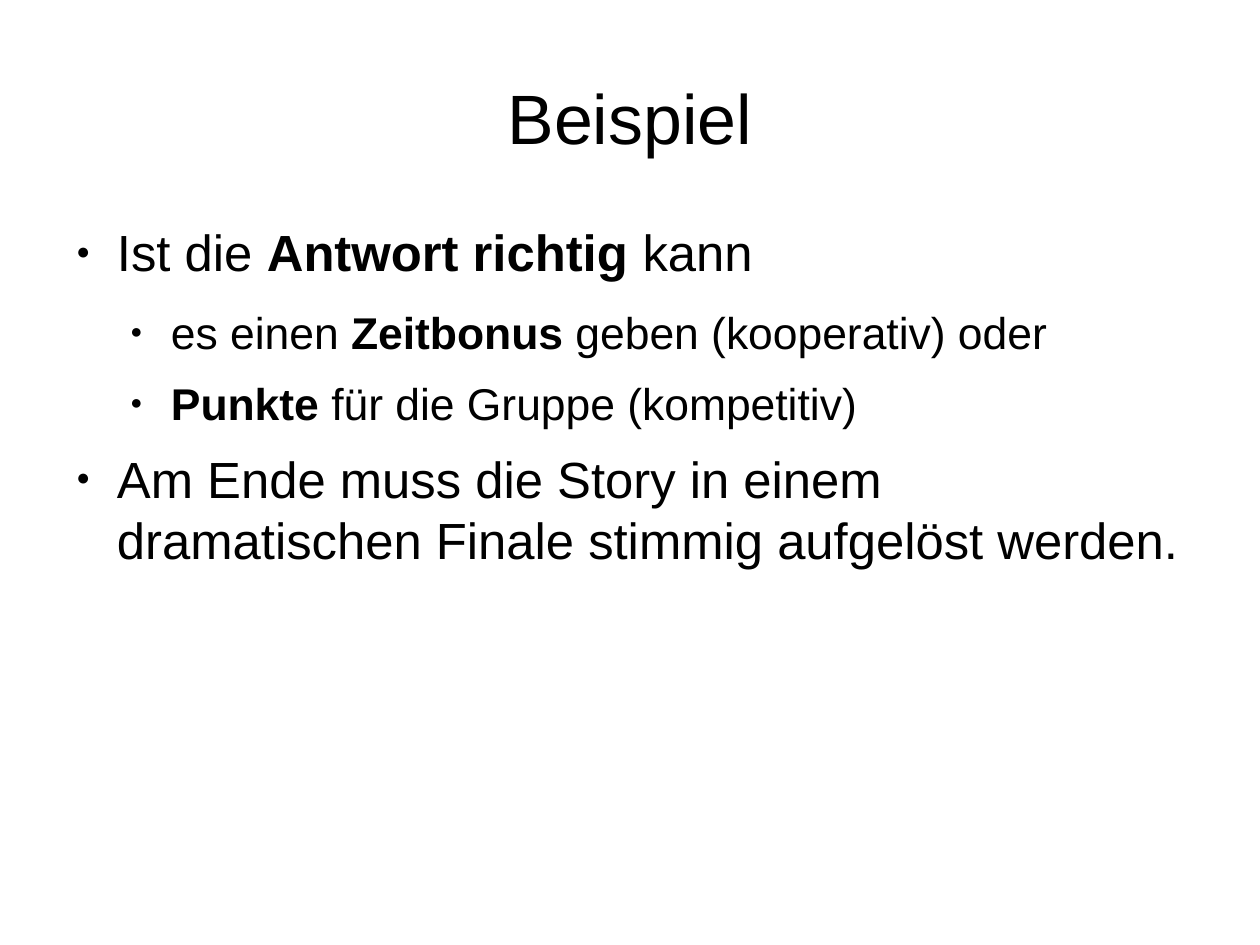
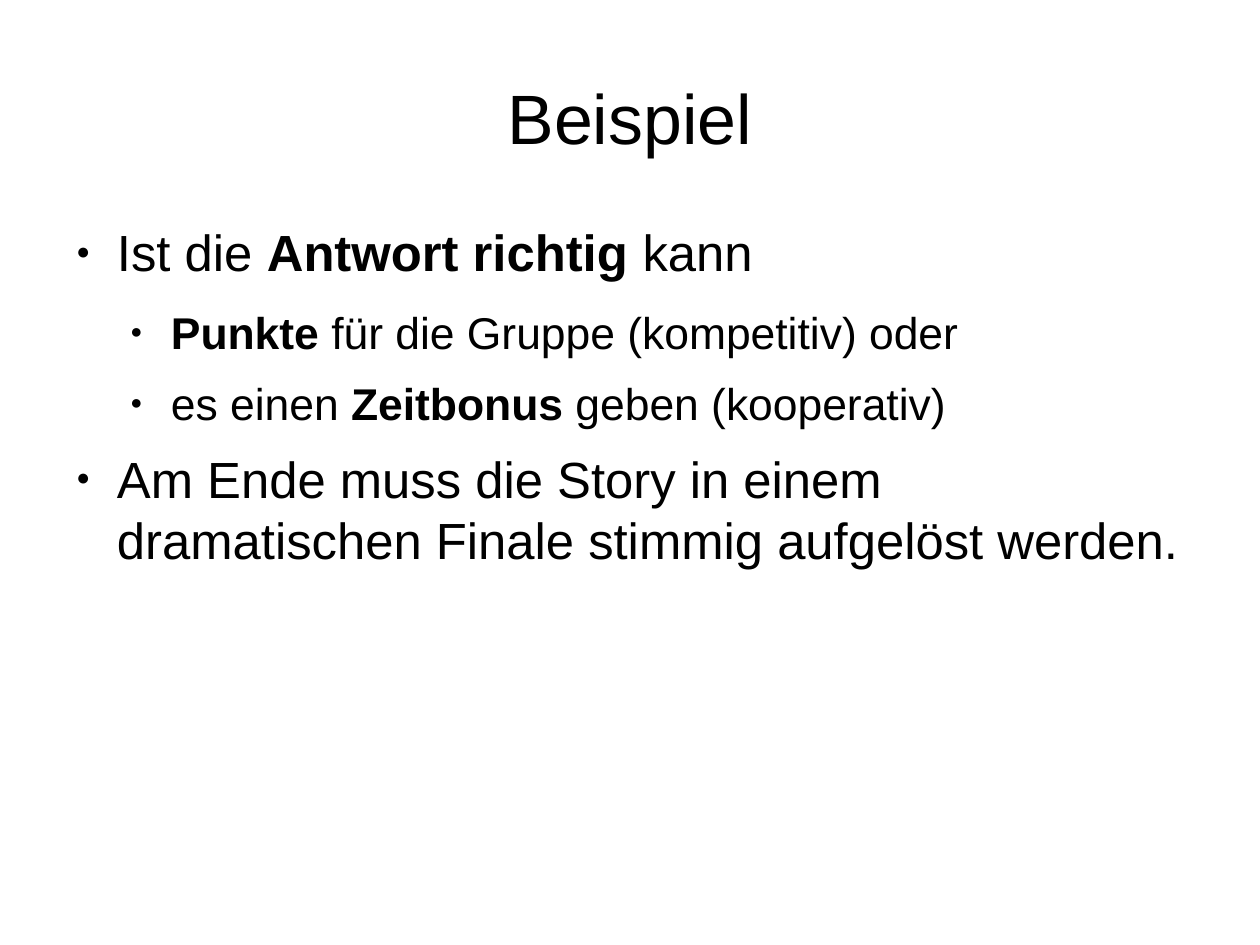
Before and after one commit to Institute-Web-Science-and-Technologies/GeoVisualization, a slide deck: slide 10 of Praesentation.odp. Drawn at 1260x945 pixels with LibreOffice and Linux fonts; fonts in the diff are those of the drawing. Boxes give left, top, right and bottom in pixels: in the first picture for what was removed or moved away, otherwise in the second. Text is boxed around its words. In the diff, an @@ line names an element or a change of style, - is before the commit and + after.

```diff
--- a/Praesentation.odp
+++ b/Praesentation.odp
@@ text at box(171, 316, 958, 429): text changed @@
-  ● es einen Zeitbonus geben (kooperativ) oder
-  ● Punkte für die Gruppe (kompetitiv)
+  ● Punkte für die Gruppe (kompetitiv) oder
+  ● es einen Zeitbonus geben (kooperativ)
```
Also in this commit, not shown: 2 other slides changed.
